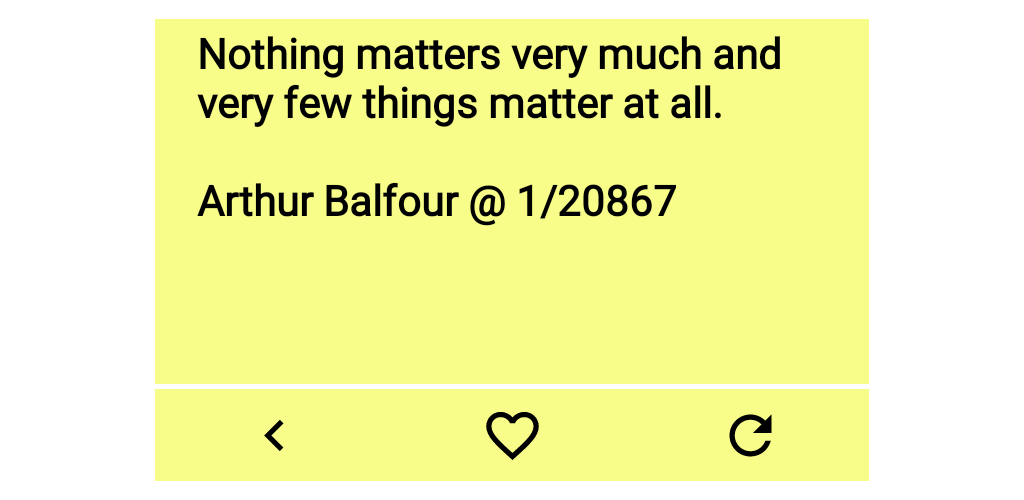
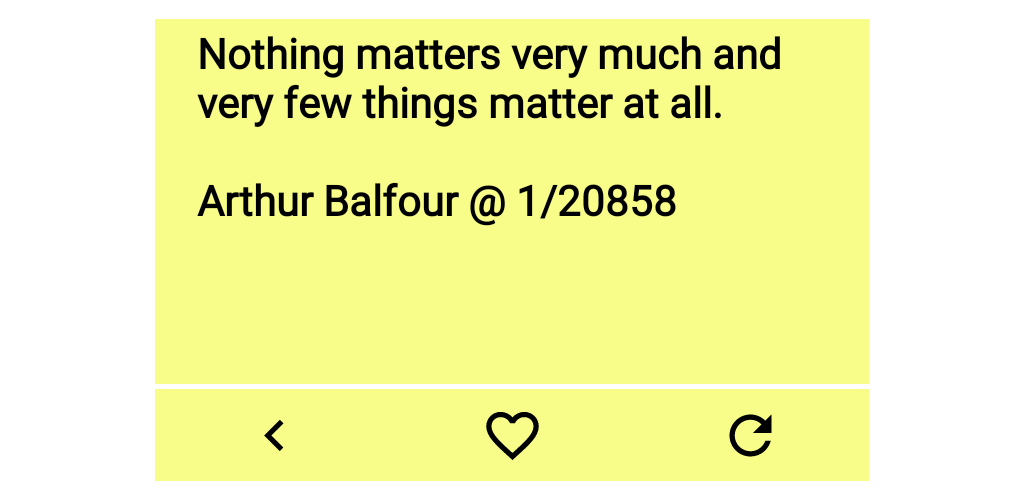
Revision of a layered 1024 x 500 image; what changed, layer by layer:
renamed "example_appwidget_preview.png" to "Quote__Unquote_ori_portrait.png", painted on it over [631, 184, 676, 217]
